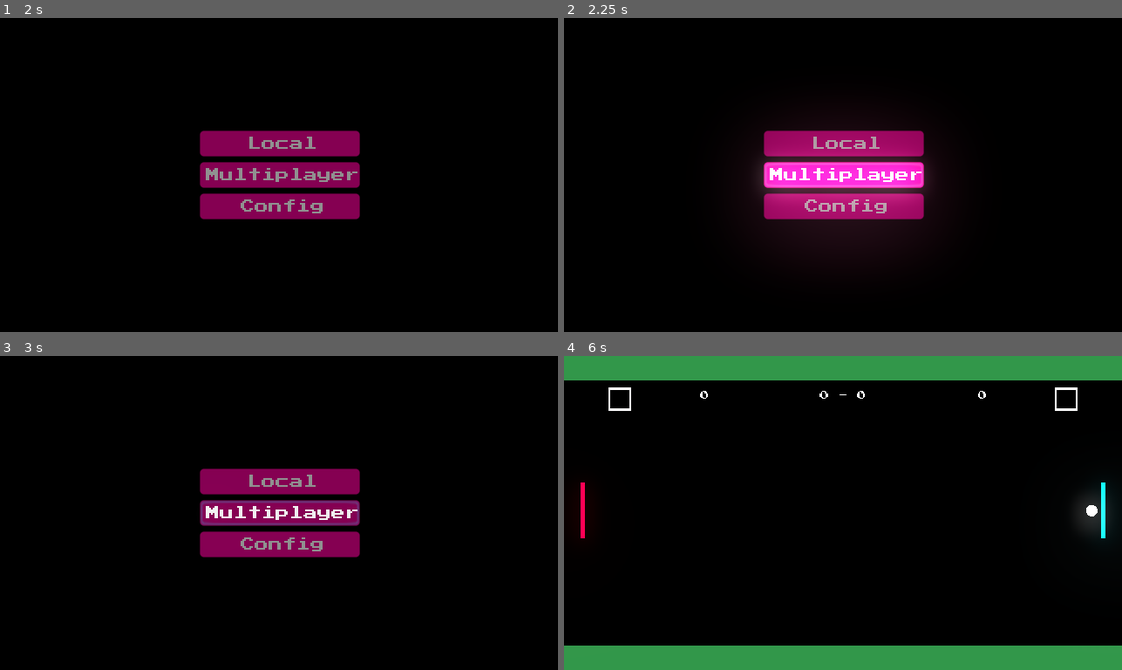
Above: before the commit, frames 1-4 (two rows, left to right).
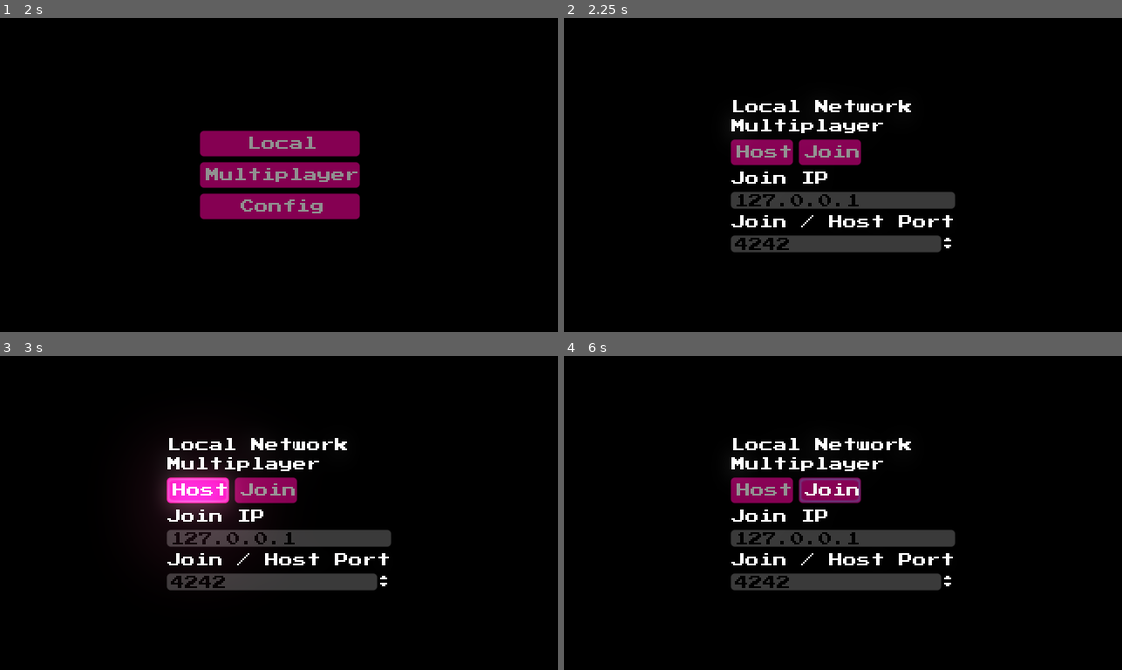
Above: after the commit, the same moments.

Repository: YaikaRace/CyberPong
Game: Godot game, scene res://scenes/Menu.tscn
Two runs of this game, one before a commit and one after it. Both use one fixed random seed, a clock stepped at 60 frames per second and the inputs below.
Inputs (mouse positions are in pixels of both pictures, inside the frame that each line leads up to):
- Up to frame 1 (2 s): click "Local" at 0.5 s; click "Back" at 1.25 s
- Up to frame 2 (2.25 s): click "Multiplayer" at 2 s
- Up to frame 3 (3 s): click (195, 487) at 2.75 s, where only the run after the commit has a clickable "Host"
- Up to frame 4 (6 s): click (831, 487) at 3.5 s, where only the run after the commit has a clickable "Join"; click (653, 381) at 4.25 s, where only the run before the commit has a clickable "Start"; move the mouse to (965, 497) at 5.02 s; hold Right (ui_right) 5.03-5.75 s; tap Keypad 0 (0) at 5.1 s; click (965, 497) at 5.17 s; tap A (a) at 5.3 s; drag from (731, 528) to (580, 509) at 5.77 s

Frame 1 is identical in both runs. In frame 2, 13% of the frame differs, in the area x 29-71%, y 26-75%; in frame 3, 12%; in frame 4, 24%, in the area x 0-100%, y 0-100%.

Commit message:
added multiplayer very unstable and very unstable crystal power up

Diff:
--- a/Global.gd
+++ b/Global.gd
@@ -31,6 +31,8 @@
 var game_winner = "Undefined"
 var scored_player
 var new_round = true
+var player_ids = []
+var net_id
 
 
 func _ready():
@@ -47,6 +49,15 @@
 		data = parse_json(text)
 		game_opt = str2var(data)
 		file.close()
+
+remote func sync_game_opt(opt):
+	game_opt = opt
+
+remote func change_scene(scene):
+	get_tree().change_scene(scene)
+
+func client_sync_opt():
+	rpc("sync_game_opt", game_opt)
 
 func save_config():
 	var file = File.new()
--- a/project.godot
+++ b/project.godot
@@ -19,6 +19,26 @@
 "language": "GDScript",
 "path": "res://addons/primitives2d/circle2d.gd"
 }, {
+"base": "ColorRect",
+"class": "ColorTile",
+"language": "GDScript",
+"path": "res://addons/color-palette/ColorTile.gd"
+}, {
+"base": "Container",
+"class": "FlexGridContainer",
+"language": "GDScript",
+"path": "res://addons/color-palette/utilities/FlexGridContainer.gd"
+}, {
+"base": "Reference",
+"class": "Palette",
+"language": "GDScript",
+"path": "res://addons/color-palette/Palette.gd"
+}, {
+"base": "Reference",
+"class": "PaletteImporter",
+"language": "GDScript",
+"path": "res://addons/color-palette/PaletteImporter.gd"
+}, {
 "base": "Node2D",
 "class": "Rectangle2D",
 "language": "GDScript",
@@ -27,6 +47,10 @@
 _global_script_class_icons={
 "Arc2D": "",
 "Circle2D": "",
+"ColorTile": "",
+"FlexGridContainer": "res://addons/color-palette/utilities/FlexGridContainerIcon.png",
+"Palette": "",
+"PaletteImporter": "",
 "Rectangle2D": ""
 }
 
--- a/scenes/Ball.tscn
+++ b/scenes/Ball.tscn
@@ -9,6 +9,7 @@
 [ext_resource path="res://textures/power ups/plus.png" type="Texture" id=7]
 [ext_resource path="res://textures/power ups/minus.png" type="Texture" id=8]
 [ext_resource path="res://textures/power ups/fenix.png" type="Texture" id=9]
+[ext_resource path="res://textures/power ups/crystall_ball.png" type="Texture" id=10]
 
 [sub_resource type="PhysicsMaterial" id=2]
 friction = 0.0
@@ -111,10 +112,13 @@
 emission_shape = 1
 emission_sphere_radius = 20.0
 flag_disable_z = true
-gravity = Vector3( 0, 98, 0 )
-orbit_velocity = 0.0
-orbit_velocity_random = 0.0
+gravity = Vector3( 0, 0, 0 )
+orbit_velocity = 0.0
+orbit_velocity_random = 0.0
+scale = 2.0
 color = Color( 1, 0.635294, 0.0784314, 1 )
+hue_variation = 0.1
+hue_variation_random = 1.0
 
 [sub_resource type="Curve" id=9]
 _data = [ Vector2( 0, 0.496933 ), 0.0, 0.0, 0, 0, Vector2( 0.872857, 1 ), 0.0, 0.0, 0, 0, Vector2( 0.998571, 0 ), 0.0, 0.0, 0, 0 ]
@@ -232,6 +236,7 @@
 unique_name_in_owner = true
 emitting = false
 amount = 100
+lifetime = 2.0
 local_coords = false
 process_material = SubResource( 23 )
 
@@ -261,5 +266,19 @@
 scale = Vector2( 3, 3 )
 texture = ExtResource( 9 )
 
+[node name="L" type="RayCast2D" parent="."]
+enabled = true
+cast_to = Vector2( -20, 0 )
+
+[node name="R" type="RayCast2D" parent="."]
+enabled = true
+cast_to = Vector2( 20, 0 )
+
+[node name="Timer" type="Timer" parent="."]
+
+[node name="crystall_ball" type="Sprite" parent="."]
+visible = false
+texture = ExtResource( 10 )
+
 [connection signal="body_entered" from="." to="." method="_on_Ball_body_entered"]
 [connection signal="screen_exited" from="VisibilityNotifier2D" to="." method="_on_VisibilityNotifier2D_screen_exited"]
--- a/scenes/Game.tscn
+++ b/scenes/Game.tscn
@@ -532,11 +532,6 @@
 unique_name_in_owner = true
 modulate = Color( 1.1, 1.1, 1.1, 1 )
 position = Vector2( -64, 88 )
-up = "w"
-down = "s"
-left = "a"
-right = "d"
-pup_key = "space"
 player_bullets_node_name = "%p1_bullets"
 
 [node name="Rectangle2D" parent="Players/Player1" index="0"]
@@ -549,7 +544,6 @@
 position = Vector2( 384, 88 )
 scale = Vector2( -1, 1 )
 player = 2
-pup_key = "0"
 front_direction = Vector2( -1, 1 )
 player_bullets_node_name = "%p2_bullets"
 
@@ -598,6 +592,7 @@
 unique_name_in_owner = true
 modulate = Color( 1.1, 1.1, 1.1, 1 )
 position = Vector2( -54, 88 )
+circle_radius = 0.0
 
 [node name="Circle2D2" parent="Ball" index="2"]
 modulate = Color( 1.1, 1.1, 1.1, 1 )
--- a/scenes/Gamecfg.tscn
+++ b/scenes/Gamecfg.tscn
@@ -1,10 +1,11 @@
-[gd_scene load_steps=8 format=2]
+[gd_scene load_steps=9 format=2]
 
 [ext_resource path="res://scripts/Gamecfg.gd" type="Script" id=1]
 [ext_resource path="res://scenes/Game.tscn" type="PackedScene" id=2]
 [ext_resource path="res://theme/UI.tres" type="Theme" id=3]
 [ext_resource path="res://scenes/Modifiers.tscn" type="PackedScene" id=4]
 [ext_resource path="res://textures/arrows.png" type="Texture" id=5]
+[ext_resource path="res://scenes/Waiting.tscn" type="PackedScene" id=6]
 
 [sub_resource type="ViewportTexture" id=1]
 viewport_path = NodePath("ViewportContainer/Viewport")
@@ -230,6 +231,9 @@
 
 [node name="Modifiers" parent="Popup" instance=ExtResource( 4 )]
 
+[node name="Waiting" parent="." instance=ExtResource( 6 )]
+visible = false
+
 [connection signal="pressed" from="ScrollContainer/VBoxContainer/Button" to="." method="_on_Button_pressed"]
 [connection signal="item_selected" from="ScrollContainer/VBoxContainer/HBoxContainer/point_mode" to="." method="_on_OptionButton_item_selected"]
 [connection signal="value_changed" from="ScrollContainer/VBoxContainer/HBoxContainer/Pointsedit" to="." method="_on_Pointsedit_value_changed"]
--- a/scenes/Menu.tscn
+++ b/scenes/Menu.tscn
@@ -58,4 +58,5 @@
 environment = SubResource( 1 )
 
 [connection signal="pressed" from="HFlowContainer/Local" to="." method="_on_Button_pressed"]
+[connection signal="pressed" from="HFlowContainer/Multiplayer" to="." method="_on_Multiplayer_pressed"]
 [connection signal="pressed" from="HFlowContainer/Config" to="." method="_on_Config_pressed"]
--- a/scenes/Multiplayer.tscn
+++ b/scenes/Multiplayer.tscn
@@ -1,6 +1,8 @@
-[gd_scene load_steps=3 format=2]
+[gd_scene load_steps=5 format=2]
 
 [ext_resource path="res://theme/UI.tres" type="Theme" id=1]
+[ext_resource path="res://scripts/Multiplayer.gd" type="Script" id=2]
+[ext_resource path="res://textures/arrows.png" type="Texture" id=3]
 
 [sub_resource type="Environment" id=1]
 background_mode = 4
@@ -16,6 +18,7 @@
 anchor_right = 1.0
 anchor_bottom = 1.0
 theme = ExtResource( 1 )
+script = ExtResource( 2 )
 
 [node name="ColorRect" type="ColorRect" parent="."]
 anchor_right = 1.0
@@ -62,10 +65,12 @@
 text = "Join IP"
 
 [node name="Join_ip" type="LineEdit" parent="VBoxContainer2"]
+unique_name_in_owner = true
 margin_top = 53.0
 margin_right = 128.0
 margin_bottom = 62.0
 size_flags_vertical = 3
+text = "127.0.0.1"
 
 [node name="Label" type="Label" parent="VBoxContainer2"]
 margin_top = 66.0
@@ -73,12 +78,17 @@
 margin_bottom = 74.0
 text = "Join / Host Port"
 
-[node name="join_host_port" type="LineEdit" parent="VBoxContainer2"]
+[node name="join_host_port" type="SpinBox" parent="VBoxContainer2"]
+unique_name_in_owner = true
 margin_top = 78.0
 margin_right = 128.0
 margin_bottom = 87.0
-size_flags_vertical = 3
-text = "4242"
+custom_icons/updown = ExtResource( 3 )
+max_value = 9999.0
+value = 4242.0
 
 [node name="WorldEnvironment" type="WorldEnvironment" parent="."]
 environment = SubResource( 1 )
+
+[connection signal="pressed" from="VBoxContainer2/HBoxContainer/Host" to="." method="_on_Host_pressed"]
+[connection signal="pressed" from="VBoxContainer2/HBoxContainer/Join" to="." method="_on_Join_pressed"]
--- /dev/null
+++ b/scenes/Power ups/Crystal.tscn
@@ -0,0 +1,19 @@
+[gd_scene load_steps=4 format=2]
+
+[ext_resource path="res://textures/power ups/crystal.png" type="Texture" id=1]
+[ext_resource path="res://scripts/power ups/auto_actived_power_up.gd" type="Script" id=2]
+
+[sub_resource type="RectangleShape2D" id=1]
+extents = Vector2( 8, 8 )
+
+[node name="Crystal" type="Area2D"]
+script = ExtResource( 2 )
+pup_name = "Crystal"
+
+[node name="Sprite" type="Sprite" parent="."]
+texture = ExtResource( 1 )
+
+[node name="CollisionShape2D" type="CollisionShape2D" parent="."]
+shape = SubResource( 1 )
+
+[connection signal="body_entered" from="." to="." method="_on_Crystal_body_entered"]
--- /dev/null
+++ b/scenes/Waiting.tscn
@@ -0,0 +1,39 @@
+[gd_scene load_steps=3 format=2]
+
+[ext_resource path="res://theme/UI.tres" type="Theme" id=1]
+[ext_resource path="res://scripts/Waiting.gd" type="Script" id=2]
+
+[node name="Waiting" type="CanvasLayer"]
+script = ExtResource( 2 )
+
+[node name="Control" type="Control" parent="."]
+anchor_right = 1.0
+anchor_bottom = 1.0
+theme = ExtResource( 1 )
+
+[node name="ColorRect" type="ColorRect" parent="Control"]
+anchor_right = 1.0
+anchor_bottom = 1.0
+color = Color( 0, 0, 0, 1 )
+
+[node name="RichTextLabel" type="RichTextLabel" parent="Control"]
+anchor_top = 0.5
+anchor_right = 1.0
+anchor_bottom = 0.5
+margin_top = -9.0
+margin_bottom = 6.0
+bbcode_enabled = true
+bbcode_text = "[center]Waiting for the host[wave]..."
+text = "Waiting for the host..."
+
+[node name="Button" type="Button" parent="Control"]
+visible = false
+anchor_top = 1.0
+anchor_bottom = 1.0
+margin_left = 4.0
+margin_top = -18.0
+margin_right = 46.0
+margin_bottom = 2.0
+text = "Back"
+
+[connection signal="pressed" from="Control/Button" to="." method="_on_Button_pressed"]
--- a/scripts/Ball.gd
+++ b/scripts/Ball.gd
@@ -1,7 +1,10 @@
 extends RigidBody2D
+
+export (float, 0, 20) var circle_radius = 5 setget set_polygon_points
 
 onready var aberration = get_parent().get_node("%aberration")
 onready var camera = get_parent().get_node("%Camera")
+onready var is_server = get_tree().is_network_server()
 
 var max_velocity = 350
 var previous_velocity = Vector2.ZERO
@@ -17,18 +20,48 @@
 func _ready():
 	aberration.get_material().set("shader_param/r_displacement", Vector2.ZERO)
 	aberration.get_material().set("shader_param/g_displacement", Vector2.ZERO)
+	if get_tree().network_peer == null:
+		is_server = true
 
 func _physics_process(delta):
-	if linear_velocity.x == 0:
-		$Circle2D2.visible = false
-		$"%fire_particles".emitting = false
-	else:
-		$Circle2D2.visible = true
-		$"%fire_particles".emitting = true
-	limit_velocity()
-	check_powers()
-	if not "Fast_ball" in powers and not "Slow_ball" in powers:
-		get_player_color()
+	if is_server:
+		if linear_velocity.x == 0:
+			$Circle2D2.visible = false
+			$"%fire_particles".emitting = false
+		else:
+			$Circle2D2.visible = true
+			$"%fire_particles".emitting = true
+		limit_velocity()
+		check_powers()
+		if not "Fast_ball" in powers and not "Slow_ball" in powers:
+			get_player_color()
+		if "Wings" in powers:
+			if $L.is_colliding():
+				linear_velocity.x = max_velocity
+				powers.erase("Wings")
+			elif $R.is_colliding():
+				linear_velocity.x = -max_velocity
+				powers.erase("Wings")
+		rpc_unreliable("set_ball_pos", position)
+
+func set_polygon_points(new_radius):
+	circle_radius = new_radius
+
+func generate_circle_polygon(radius: float, num_sides: int, position: Vector2) -> PoolVector2Array:
+	var angle_delta: float = (PI * 2) / num_sides
+	var vector: Vector2 = Vector2(radius, 0)
+	var polygon: PoolVector2Array
+
+	for _i in num_sides:
+		polygon.append(vector + position)
+		vector = vector.rotated(angle_delta)
+
+	return polygon
+
+remote func set_bal_pos(pos):
+	var new_trans = ball_state.get_transform()
+	new_trans.origin = pos
+	ball_state.set_transform(new_trans)
 
 func _integrate_forces(state):
 	ball_state = state
@@ -36,8 +69,18 @@
 func limit_velocity():
 	if linear_velocity.x > max_velocity:
 		linear_velocity.x -= 1
+	if linear_velocity.x < -max_velocity:
+		linear_velocity.x += 1
 	if linear_velocity.y > max_velocity:
 		linear_velocity.y -= 1
+	if linear_velocity.y < -max_velocity:
+		linear_velocity.y += 1
+	if linear_velocity.x > 750 or linear_velocity.x < -750:
+		position = get_parent().get_node("%center").position
+		linear_velocity.x = 350 * last_player.front_direction.x
+	if linear_velocity.y > 750 or linear_velocity.y < -750:
+		position = get_parent().get_node("%center").position
+		linear_velocity.y = 200
 	if started:
 		if not "Freeze" in powers and not "Bubble" in powers and not "Wings" in powers and not "Fenix" in powers:
 			if linear_velocity.x >= 0 and linear_velocity.x < max_velocity:
@@ -51,6 +94,7 @@
 	rotation = 0.0
 	powers.erase("Wings")
 	$wings.visible = false
+	loop = false
 	if "Freeze" in powers:
 		linear_velocity = previous_velocity
 		$"%Circle2D".color = previous_modulate
@@ -67,10 +111,10 @@
 		sleeping = false
 		loop = false
 		var tween2 = get_tree().create_tween().set_trans(Tween.TRANS_CUBIC)
-		tween2.tween_property($Fenix, "modulate", Color(1, 1, 1, 0), 1)
 		tween2.parallel().tween_property($"%fenix_particles", "modulate", Color(1, 1, 1, 0), 1)
 		powers.erase("Fenix")
 		$"%fenix_particles".emitting = false
+		rotation = 0
 	if body.is_in_group("Player"):
 		barrier_hits = 1
 		$Impact.play()
@@ -124,16 +168,6 @@
 	else:
 		$"%bubble_s".visible = false
 		$"%bubbles".emitting = false
-	if "Wings" in powers:
-		linear_velocity.x = 150
-		while "Wings" in powers:
-			var tween = create_tween().set_trans(Tween.TRANS_CUBIC)
-			tween.tween_property(self, "position", position + Vector2(0, 250), 0.5)
-			yield(tween,"finished")
-			var tween2 = create_tween().set_trans(Tween.TRANS_CUBIC)
-			tween2.tween_property(self, "position", position + Vector2(0, 250), 0.5)
-			yield(tween2, "finished")
-			yield(get_tree(), "idle_frame")
 	if "Fenix" in powers:
 		if not loop:
 			loop = true
@@ -148,6 +182,7 @@
 			tween.parallel().tween_property($Fenix, "modulate", Color(1.1, 1.1, 1.1, 1), 1)
 			tween.parallel().tween_property($"%fenix_particles", "modulate", Color(1, 1, 1, 1), 1)
 			tween.tween_property(camera, "zoom", Vector2(1.5, 1.5), 1)
+			tween.parallel().tween_property($Fenix, "modulate", Color(1, 1, 1, 0), 1)
 			camera.shake(1, 50, 5)
 			yield(get_tree().create_timer(3), "timeout")
 			rng.randomize()
@@ -178,6 +213,36 @@
 	tween.tween_property(self, "linear_velocity", new_vel.rotated(deg2rad(-90)), 0.7)
 	yield(self,"body_entered")
 	tween.stop()
+
+func use_wings():
+	while "Wings" in powers:
+		if not loop:
+			loop = true
+			$wings.visible = true
+			var tween = create_tween().set_trans(Tween.TRANS_CUBIC).set_ease(Tween.EASE_IN_OUT)
+			tween.tween_property(self, "position:y", position.y + 100, 0.3)
+			tween.parallel().tween_property(self, "position:x", position.x + 75 * last_player.front_direction.x, 0.3)
+			yield(tween,"finished")
+			if "Wings" in powers:
+				var tween2 = create_tween().set_trans(Tween.TRANS_CUBIC).set_ease(Tween.EASE_IN_OUT)
+				tween2.tween_property(self, "position:y", position.y - 100, 0.3)
+				tween2.parallel().tween_property(self, "position:x", position.x + 75 * last_player.front_direction.x, 0.3)
+				yield(tween2, "finished")
+			loop = false
+
+func use_power_up(pup_name):
+	match pup_name:
+		"Crystal":
+			$crystall_ball.visible = true
+			$Circle2D.visible = false
+			var line = Line2D.new()
+			$Timer.start(2)
+			get_parent().add_child_below_node(self, line)
+			while not $Timer.is_stopped():
+				line.add_point(global_position)
+				yield(get_tree(), "idle_frame")
+			$crystall_ball.visible = false
+			$Circle2D.visible = true
 
 func finish_confusion(other_player):
 	var players = get_parent().get_node("%Players")
--- a/scripts/Brick.gd
+++ b/scripts/Brick.gd
@@ -4,6 +4,7 @@
 
 var hits = 0
 var broke = false
+var hidden = false
 
 const colors = {
 	GREEN = Color(0.2, 0.596078, 0.294118),
@@ -17,6 +18,9 @@
 	pass
 
 func _physics_process(delta):
+	if hidden:
+		self.visible = false
+		$CollisionShape2D.disabled = true
 	match hits:
 		0:
 			color_rect.color = colors.GREEN
--- a/scripts/Game.gd
+++ b/scripts/Game.gd
@@ -21,7 +21,7 @@
 	preload("res://scenes/obstacles/Cross.tscn"),
 	preload("res://scenes/obstacles/portal_obstacle.tscn")
 	]
-var powerups2 = [
+var powerups = [
 	preload("res://scenes/Power ups/Bubble.tscn"),
 	preload("res://scenes/Power ups/Confusion.tscn"),
 	preload("res://scenes/Power ups/Fast_ball.tscn"),
@@ -33,9 +33,10 @@
 	preload("res://scenes/Power ups/Boomerang.tscn"),
 	preload("res://scenes/Power ups/Portal_gun.tscn"),
 	preload("res://scenes/Power ups/Blaster.tscn"),
-	preload("res://scenes/Power ups/Fenix.tscn")
+	preload("res://scenes/Power ups/Fenix.tscn"),
+	preload("res://scenes/Power ups/Crystal.tscn")
 	]
-var powerups = [preload("res://scenes/Power ups/Fenix.tscn")]
+var powerups2 = [preload("res://scenes/Power ups/Crystal.tscn")]
 enum obstacles_idx {RECTANGLE, U, TRIANGLE, CROSS, PORTAL}
 var can_move = false
 var timer_range = [5, 15]
@@ -56,6 +57,17 @@
 signal explosion_finished
 
 func _ready():
+	if get_tree().network_peer == null:
+		$"%Player1".up = "w"
+		$"%Player1".down = "s"
+		$"%Player1".left = "a"
+		$"%Player1".right = "d"
+		$"%Player2".pup_key = "0"
+	elif get_tree().network_peer != null:
+		if get_tree().is_network_server():
+			$"%Player1".set_id(get_tree().get_network_unique_id())
+		else:
+			$"%Player2".set_id(get_tree().get_network_unique_id())
 	connect("explosion_finished", self,"_on_explosion_finish")
 	$"%Player1".rectangle.self_modulate = Global.config.Player1.color
 	$"%Player2".rectangle.self_modulate = Global.config.Player2.color
@@ -113,8 +125,10 @@
 	$"%aberration".visible = Global.config.shaders
 	$Label2.text = String(player1) + " - " + String(player2)
 	if not "brick" in modifiers:
-		$bricks1.queue_free()
-		$bricks2.queue_free()
+		for brick in $bricks1.get_children():
+			brick.hidden = true
+		for brick in $bricks2.get_children():
+			brick.hidden = true
 	if "obstacle" in modifiers:
 		add_obstacle()
 	if "fast_ball" in modifiers:
--- a/scripts/Gamecfg.gd
+++ b/scripts/Gamecfg.gd
@@ -6,6 +6,9 @@
 var previous_round_value = 3
 
 func _ready():
+	if get_tree().network_peer != null:
+		if not get_tree().is_network_server():
+			$Waiting.visible = true
 	var file = File.new()
 	if file.file_exists("user://game_options"):
 		file.open("user://game_options", File.READ)
@@ -70,8 +73,9 @@
 	file.open("user://game_options", File.WRITE)
 	file.store_line(to_json(var2str(Global.game_opt)))
 	file.close()
+	Global.client_sync_opt()
+	Global.rpc("change_scene", "res://scenes/Game.tscn")
 	get_tree().change_scene("res://scenes/Game.tscn")
-
 
 func reload_preview():
 	var file = File.new()
@@ -86,9 +90,14 @@
 	file.open("user://game_options", File.WRITE)
 	file.store_line(to_json(var2str(Global.game_opt)))
 	file.close()
+	rpc("stop_client")
+	get_tree().network_peer = null
 	get_tree().change_scene("res://scenes/Menu.tscn")
 
-
+remote func stop_client():
+	$Waiting/Control/RichTextLabel.bbcode_text = "The connection was interrupted :("
+	get_tree().network_peer = null
+	$Waiting/Control/Button.visible = true
 
 func _on_Pointsedit_value_changed(value):
 	if Global.game_opt.mode == Global.modes.BESTOF:
--- a/scripts/Menu.gd
+++ b/scripts/Menu.gd
@@ -11,3 +11,7 @@
 
 func _on_Config_pressed():
 	get_tree().change_scene("res://scenes/Config.tscn")
+
+
+func _on_Multiplayer_pressed():
+	get_tree().change_scene("res://scenes/Multiplayer.tscn")
--- /dev/null
+++ b/scripts/Multiplayer.gd
@@ -0,0 +1,23 @@
+extends Control
+
+var game_opt = preload("res://scenes/Gamecfg.tscn")
+
+func _ready():
+	get_tree().connect("network_peer_connected", self, "_on_sucess")
+
+
+func _on_Host_pressed():
+	var net = NetworkedMultiplayerENet.new()
+	net.create_server($"%join_host_port".value, 1)
+	get_tree().network_peer = net
+
+
+func _on_Join_pressed():
+	var net = NetworkedMultiplayerENet.new()
+	net.create_client($"%Join_ip".text, $"%join_host_port".value)
+	get_tree().network_peer = net
+
+func _on_sucess(id):
+	Global.player_ids.append(id)
+	if Global.player_ids.size() > 1:
+		get_tree().change_scene_to(game_opt)
--- a/scripts/Player.gd
+++ b/scripts/Player.gd
@@ -5,7 +5,7 @@
 export var left = "ui_left"
 export var right = "ui_right"
 export var player = 1
-export var pup_key: String
+export var pup_key: String = "space"
 export var front_direction = Vector2(1, 1)
 export var player_bullets_node_name: String
 
@@ -19,6 +19,8 @@
 var inertia = true
 var bullets_node
 var count = 2
+var id = 0
+var is_master
 
 onready var pup_picked_area = $up_power_up
 onready var up_col = $up_col
@@ -36,40 +38,47 @@
 	if get_tree().current_scene.name == "Game":
 		can_move = true
 	bullets_node = get_parent().get_node(player_bullets_node_name)
+	if get_tree().network_peer == null:
+		is_master = true
 	pass
 
+func _process(delta):
+	if is_master:
+		rpc_unreliable("set_pos", position)
+
 func _physics_process(delta):
-	if can_move:
-		if Input.is_action_pressed(up):
-			motion.y = -speed
-		elif Input.is_action_pressed(down):
-			motion.y = speed
-		else:
-			motion.y = 0
-		move_and_collide(motion, inertia)
-		if Input.is_action_just_pressed(pup_key):
-			use_power_up(power_up)
-		if player == 1:
-			var pos = get_parent().get_node("%p1_pos")
-			position.x = pos.position.x
-		if player == 2:
-			var pos = get_parent().get_node("%p2_pos")
-			position.x = pos.position.x
-		if $up.is_colliding() or $down.is_colliding():
-			if not "Freeze" in ball.powers:
-				inertia = false
-		else:
-			inertia = true
-		if power_up == "Portal_gun":
-			$portal_gun.visible = true
-		else:
-			$portal_gun.visible = false
-		if power_up == "Blaster":
-			$blaster.visible = true
-			bullets_node.visible = true
-		else:
-			$blaster.visible = false
-			bullets_node.visible = false
+	if is_master:
+		if can_move:
+			if Input.is_action_pressed(up):
+				motion.y = -speed
+			elif Input.is_action_pressed(down):
+				motion.y = speed
+			else:
+				motion.y = 0
+			move_and_collide(motion, inertia)
+			if Input.is_action_just_pressed(pup_key):
+				use_power_up(power_up)
+			if player == 1:
+				var pos = get_parent().get_node("%p1_pos")
+				position.x = pos.position.x
+			if player == 2:
+				var pos = get_parent().get_node("%p2_pos")
+				position.x = pos.position.x
+			if $up.is_colliding() or $down.is_colliding():
+				if not "Freeze" in ball.powers:
+					inertia = false
+			else:
+				inertia = true
+			if power_up == "Portal_gun":
+				$portal_gun.visible = true
+			else:
+				$portal_gun.visible = false
+			if power_up == "Blaster":
+				$blaster.visible = true
+				bullets_node.visible = true
+			else:
+				$blaster.visible = false
+				bullets_node.visible = false
 
 func hit():
 	var tween = create_tween()
@@ -117,6 +126,13 @@
 	var tween = create_tween()
 	tween.set_trans(Tween.TRANS_CUBIC).set_ease(Tween.EASE_OUT)
 	tween.tween_property(sprite, "scale", Vector2(0, 0), 0.5)
+
+func set_id(id):
+	if get_tree().network_peer != null:
+		is_master = id == get_tree().get_network_unique_id()
+
+remote func set_pos(pos):
+	position = pos
 
 func add_powerup(path: String, pup_name: String):
 	if power_up == "":
@@ -210,7 +226,7 @@
 				else:
 					new_pos = 160
 			#new_pos = Vector2(30, 0) * front_direction
-			tween2.tween_property($portal_particles, "global_position", Vector2(new_pos, $portal_particles.global_position.y), 0.5)
+			tween2.tween_property($portal_particles, "global_position", Vector2(new_pos, $portal_particles.global_position.y), 0.05)
 			yield(tween2, "finished")
 			var portal_pup_ins = portal_pup.instance()
 			portal_pup_ins.global_position = $portal_particles.global_position
--- /dev/null
+++ b/scripts/Waiting.gd
@@ -0,0 +1,8 @@
+extends CanvasLayer
+
+
+func _ready():
+	pass
+
+func _on_Button_pressed():
+	get_tree().change_scene("res://scenes/Menu.tscn")
--- a/scripts/power ups/Wings.gd
+++ b/scripts/power ups/Wings.gd
@@ -8,4 +8,5 @@
 func _on_Wings_body_entered(body):
 	if body.is_in_group("ball"):
 		body.powers.append("Wings")
+		body.use_wings()
 		queue_free()
--- /dev/null
+++ b/scripts/power ups/auto_actived_power_up.gd
@@ -0,0 +1,11 @@
+extends Area2D
+
+export var pup_name: String
+
+func _ready():
+	pass
+
+
+func _on_Crystal_body_entered(body):
+	if body.is_in_group("ball"):
+		body.use_power_up(pup_name)
Not shown: 1 places in scenes/Ball.tscn that only renumber resources
Binary file added: textures/power ups/crystal.png
Not shown, added: textures/power ups/crystal.png.import
Binary file added: textures/power ups/crystall_ball.png
Not shown, added: textures/power ups/crystall_ball.png.import
Not shown, added: textures/power ups/crystal.png~
